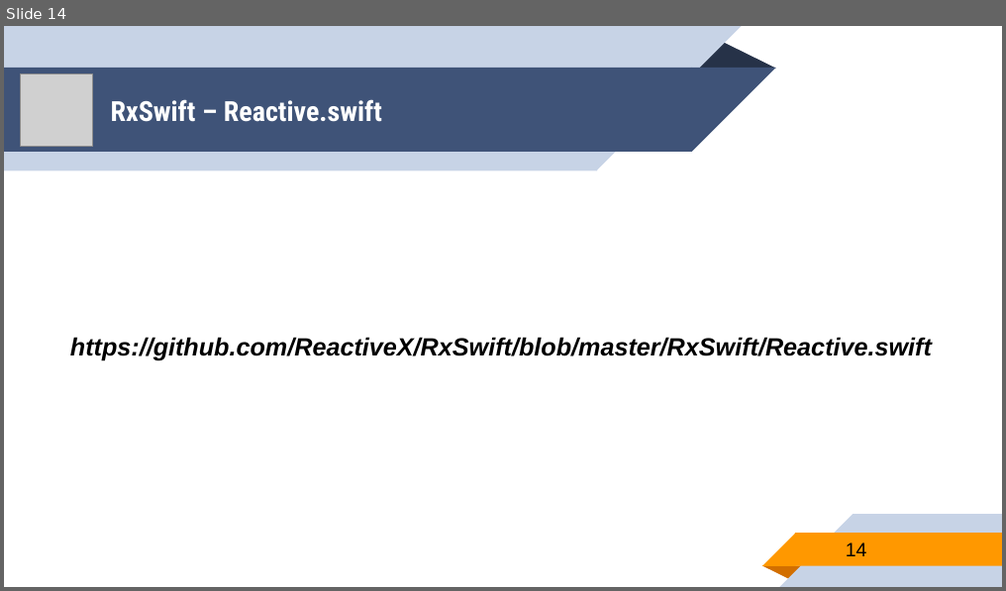
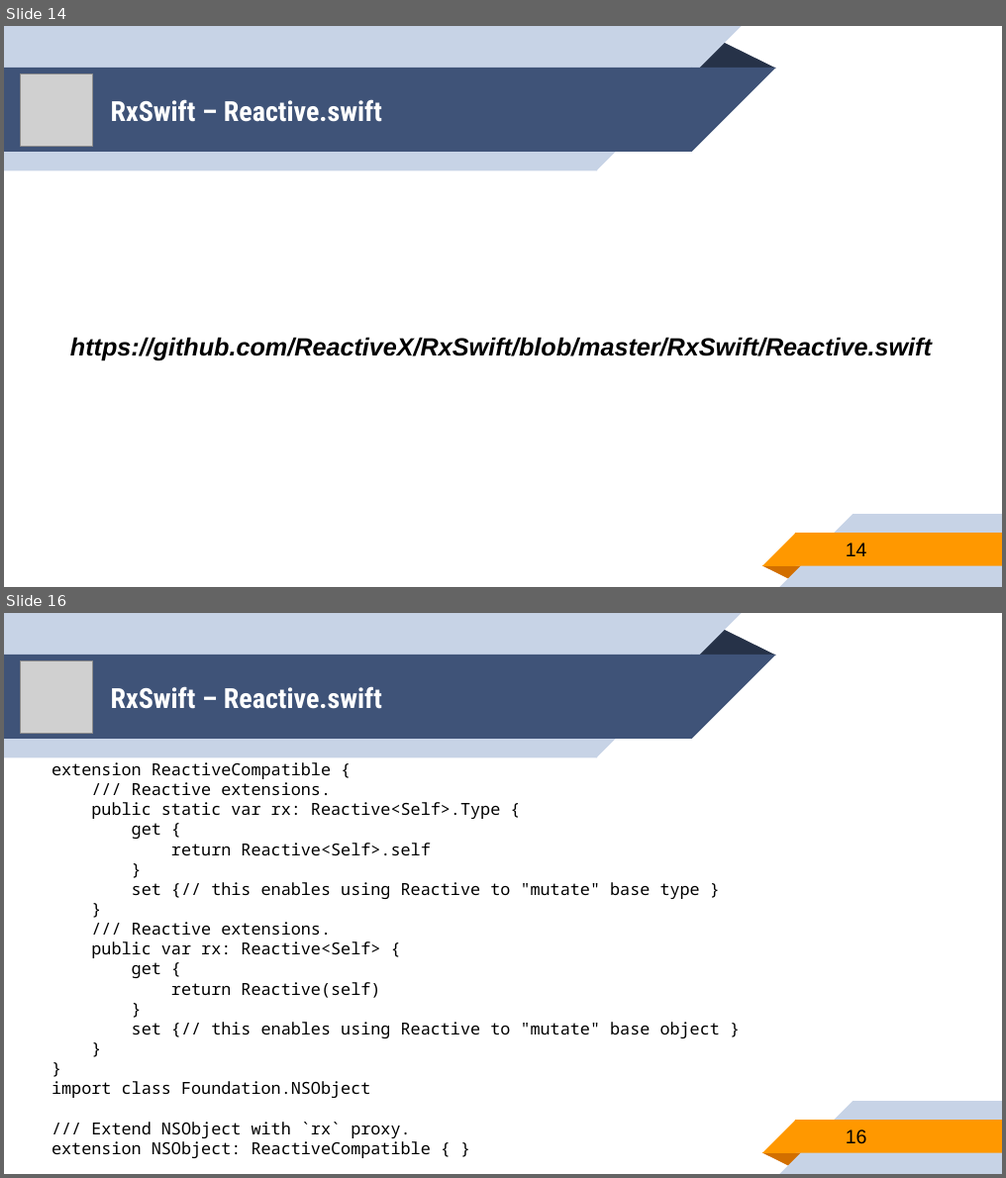
Before and after one commit to younghwankim/RxSwiftClass, a slide deck: AdvancedRxSwift/day1/AdvancedRxSwift1.pptx. Shown one above the other, each under a label of ours: slide 14 before the commit, slides 14 and 16 after it; the slides between them are not shown. The pictures are 1006x591 and 1006x1178 pixels, drawn with LibreOffice and Linux fonts; fonts in the diff are those of the drawing; grey boxes stand for pictures. Boxes give left, top, right and bottom in pixels: in the first picture for what was removed or moved away, otherwise in the second. Text is boxed around its words. In the diff, an @@ line names an element or a change of style, - is before the commit and + after.

Commit message:
Advanced RxSwift Day1

```diff
--- a/AdvancedRxSwift/day1/AdvancedRxSwift1.pptx
+++ b/AdvancedRxSwift/day1/AdvancedRxSwift1.pptx
@@ slide 16 added at bbox=[4, 613, 1002, 1174], background #FFFFFF; not listed: 10 template elements that a slide beside it also shows @@
@@ picture added at bbox=[21, 661, 94, 734] @@
@@ title added at bbox=[111, 686, 382, 709], 20 pt, text #FFFFFF, bold @@
+RxSwift – Reactive.swift
@@ text added at bbox=[52, 762, 720, 1158], 12 pt, text #000000 @@
+extension ReactiveCompatible {
+/// Reactive extensions.
+public static var rx: Reactive<Self>.Type {
+get {
+return Reactive<Self>.self
+}
+set {// this enables using Reactive to "mutate" base type }
+}
+/// Reactive extensions.
+public var rx: Reactive<Self> {
+get {
+return Reactive(self)
+}
+set {// this enables using Reactive to "mutate" base object }
+}
+}
+import class Foundation.NSObject
+/// Extend NSObject with `rx` proxy.
+extension NSObject: ReactiveCompatible { }
@@ page number added at bbox=[846, 1130, 867, 1145], 14 pt, text #000000 @@
+16
```
Also in this commit, not shown: 1 other slide added, 1 other file.
